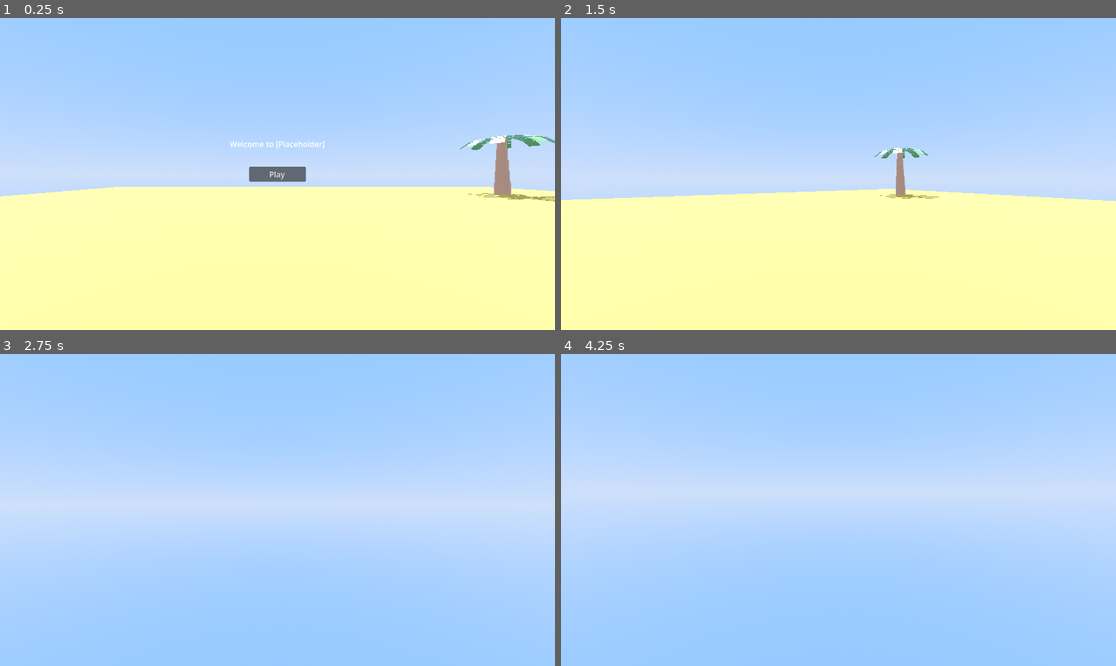
Above: before the commit, frames 1-4 (two rows, left to right).
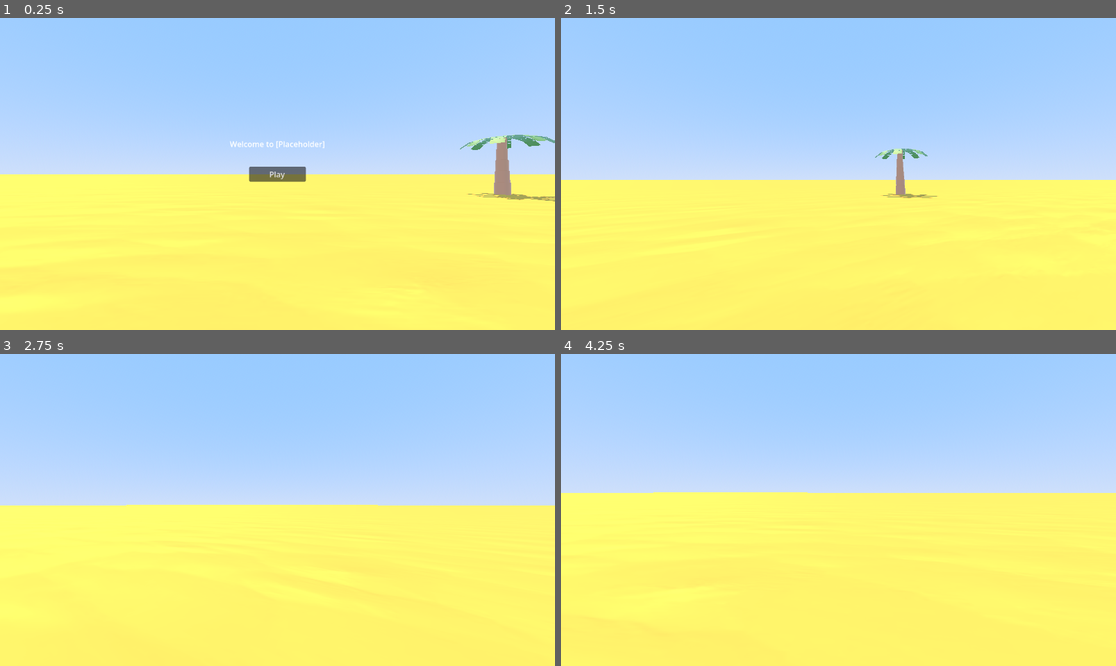
Above: after the commit, the same moments.

Repository: DabPlayZ1/Placeholder
Game: Godot game, scene res://mains.tscn
The game is run twice, just before and just after one commit, with the same random seed, the same clock (stepped at 60 frames per second) and the same inputs.
Inputs (mouse positions are in pixels of both pictures, inside the frame that each line leads up to):
- Up to frame 1 (0.25 s): no input
- Up to frame 2 (1.5 s): click "Play" at 0.5 s; tap Enter at 1.25 s; move the mouse to (866, 174) at 1.27 s; hold W (Forward) from 1.28 s (still down); hold Shift (Sprint) from 1.28 s (still down)
- Up to frame 3 (2.75 s): keep holding W (Forward); tap Space (Jump) at 1.52, 2.27 s; move the mouse to (249, 510) at 2.02 s; release Shift (Sprint) at 2.03 s; tap Shift (Sprint) at 2.1 s
- Up to frame 4 (4.25 s): keep holding W (Forward); tap Space (Jump) at 2.75, 3.77 s; move the mouse to (849, 503) at 2.77 s; hold Shift (Sprint) 2.78-3.53 s; tap Enter at 3.5 s; move the mouse to (832, 516) at 3.52 s; tap Shift (Sprint) at 3.6 s

The runs differ from the first frame. In frame 1, 50% of the frame differs, in the area x 0-100%, y 37-100%; in frame 2, 48%; in frame 3, 52%; in frame 4, 56%, in the area x 0-100%, y 44-100%.

Commit message:
beautified + enlargened map

Diff:
--- a/character.gd
+++ b/character.gd
@@ -1,7 +1,7 @@
 extends CharacterBody3D
 var acceleration : int  = 67
 var gravity : int = 100
-var speed : int = 10
+var speed : int = 8
 var jumpheight : int = 20
 @export var captured : bool = false
 var sensitivity : float = 0.5
@@ -27,9 +27,14 @@
 
 func _physics_process(delta: float) -> void:
 	if can_move == true:
-		if Input.is_action_just_pressed("Sprint"):
-			speed = speed * sprint_multiplier
-			print(speed)
+		if Input.is_action_pressed("Sprint"):
+			speed = 11
+			acceleration = 60
+
+		else:
+			speed = 7
+			acceleration = 67
+
 		var directions : Vector2 = Input.get_vector("Left", "Right", "Forward", "Backwards")
 		var movement : Vector3 = Vector3(directions.x, 0, directions.y).normalized()
 		var local_movement : Vector3 = transform.basis * movement
--- a/mains.tscn
+++ b/mains.tscn
@@ -4,6 +4,7 @@
 [ext_resource type="Script" uid="uid://dtogkrx1msjug" path="res://gamestart.gd" id="2_7xr7w"]
 [ext_resource type="Script" uid="uid://bsf3rkc3x5ace" path="res://character.gd" id="2_dpg81"]
 [ext_resource type="PackedScene" uid="uid://dh3cnvaogl4h0" path="res://newpalmtree.glb" id="4_k6qg0"]
+[ext_resource type="Texture2D" uid="uid://d20couuenoy8j" path="res://sand.jpg" id="5_aly0r"]
 
 [sub_resource type="ProceduralSkyMaterial" id="ProceduralSkyMaterial_7xr7w"]
 sky_top_color = Color(0.41801074, 0.60166144, 0.9538794, 1)
@@ -29,6 +30,12 @@
 
 [sub_resource type="StandardMaterial3D" id="StandardMaterial3D_qdmao"]
 albedo_color = Color(0.8273717, 0.6245165, 0.23821166, 1)
+normal_enabled = true
+normal_scale = 0.7
+normal_texture = ExtResource("5_aly0r")
+bent_normal_texture = ExtResource("5_aly0r")
+uv1_scale = Vector3(300, 500, 300)
+uv1_triplanar_sharpness = 0.2
 
 [sub_resource type="BoxMesh" id="BoxMesh_vrowr"]
 material = SubResource("StandardMaterial3D_qdmao")
@@ -38,7 +45,10 @@
 [node name="Node3D" type="Node3D" unique_id=1140575817]
 
 [node name="DirectionalLight3D" type="DirectionalLight3D" parent="." unique_id=1005511613]
-transform = Transform3D(-0.8660254, -0.43301278, 0.25, 0, 0.49999997, 0.86602545, -0.50000006, 0.75, -0.43301266, 0, 0, 0)
+transform = Transform3D(-0.8660254, -0.43301278, 0.25, 0, 0.49999997, 0.86602545, -0.50000006, 0.75, -0.43301266, 0, 108.42376, -84.73392)
+light_color = Color(0.69773674, 0.52108616, 0.41924122, 1)
+light_energy = 0.7
+light_indirect_energy = 0.5
 shadow_enabled = true
 
 [node name="WorldEnvironment" type="WorldEnvironment" parent="." unique_id=725910202]
@@ -91,7 +101,7 @@
 [node name="newpalmtree" parent="PalmTree" unique_id=1546416993 instance=ExtResource("4_k6qg0")]
 
 [node name="Ground" type="StaticBody3D" parent="." unique_id=1970275955]
-transform = Transform3D(30, 0, 0, 0, 0.1, 0, 0, 0, 30, 0, 0, 0)
+transform = Transform3D(1000, 0, 0, 0, 0.1, 0, 0, 0, 1000, 0, 0, 0)
 
 [node name="MeshInstance3D" type="MeshInstance3D" parent="Ground" unique_id=1086130387]
 mesh = SubResource("BoxMesh_vrowr")
Binary file added: sand.jpg
Not shown, added: sand.jpg.import
